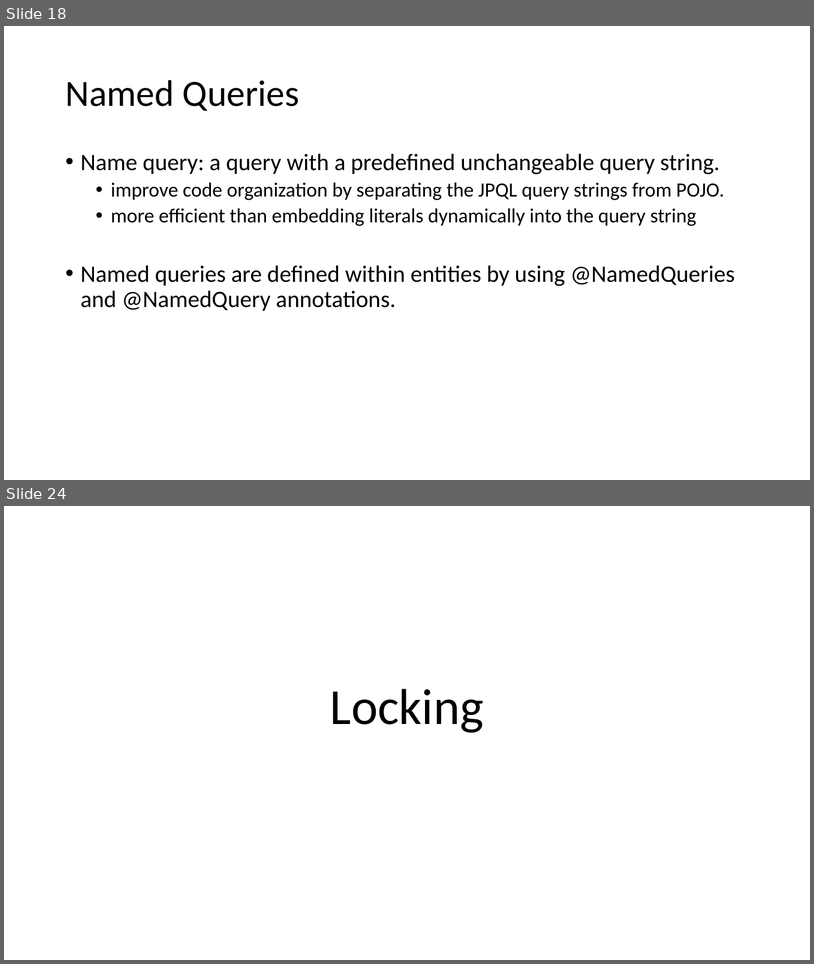
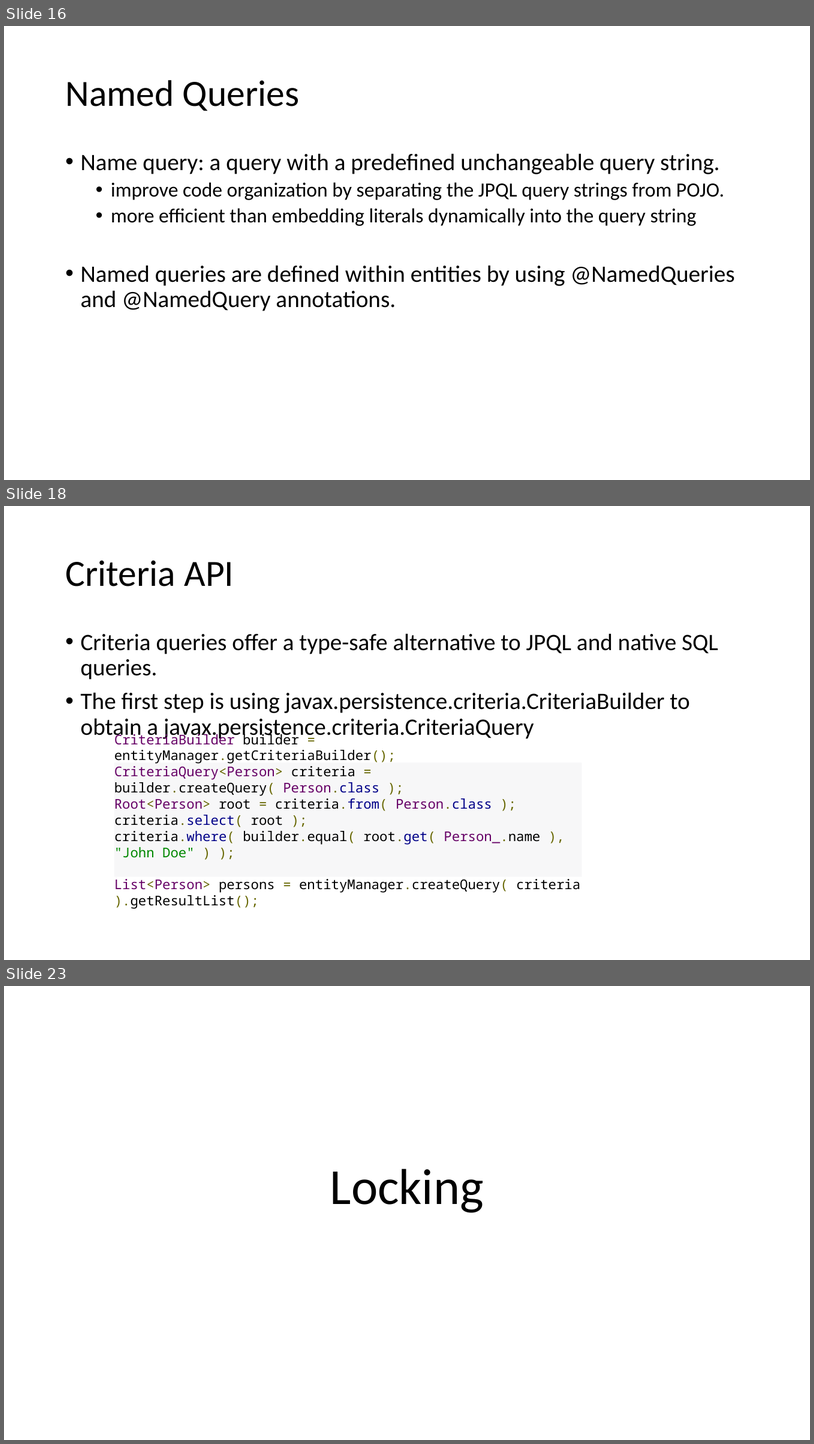
Before and after one commit to lawren43/mytest-repo, a slide deck: test-springmvc/doc/2.JPA Programming.pptx. Shown one above the other, each under a label of ours: slides 18 and 24 before the commit, slides 16, 18 and 23 after it; the slides between them are not shown. The pictures are 814x964 and 814x1444 pixels, drawn with LibreOffice and Linux fonts; fonts in the diff are those of the drawing. Boxes give left, top, right and bottom in pixels: in the first picture for what was removed or moved away, otherwise in the second. Text is boxed around its words. In the diff, an @@ line names an element or a change of style, - is before the commit and + after.

```diff
--- a/test-springmvc/doc/2.JPA Programming.pptx
+++ b/test-springmvc/doc/2.JPA Programming.pptx
@@ slide 18 added at [4,506,810,960], background #FFFFFF @@
@@ title added at [65,560,234,586], 44 pt, text #000000 @@
+Criteria API
@@ text added at [81,633,719,741], 28 pt, text #000000 @@
+• Criteria queries offer a type-safe alternative to JPQL and native SQL queries.
+• The first step is using javax.persistence.criteria.CriteriaBuilder to obtain a javax.persistence.criteria.CriteriaQuery
@@ rectangle added at [114,762,582,876], fill #F7F7F8, 16 pt, text #000000 @@
+CriteriaBuilder builder = entityManager.getCriteriaBuilder();
+CriteriaQuery<Person> criteria = builder.createQuery( Person.class );
+Root<Person> root = criteria.from( Person.class );
+criteria.select( root );
+criteria.where( builder.equal( root.get( Person_.name ), "John Doe" ) );
+List<Person> persons = entityManager.createQuery( criteria ).getResultList();
@@ what was slide 18 is now slide 16 @@
@@ what was slide 24 is now slide 23 @@
```
Also in this commit, not shown: 6 slides changed, 4 other slides added, 5 slides removed, 8 other files.
